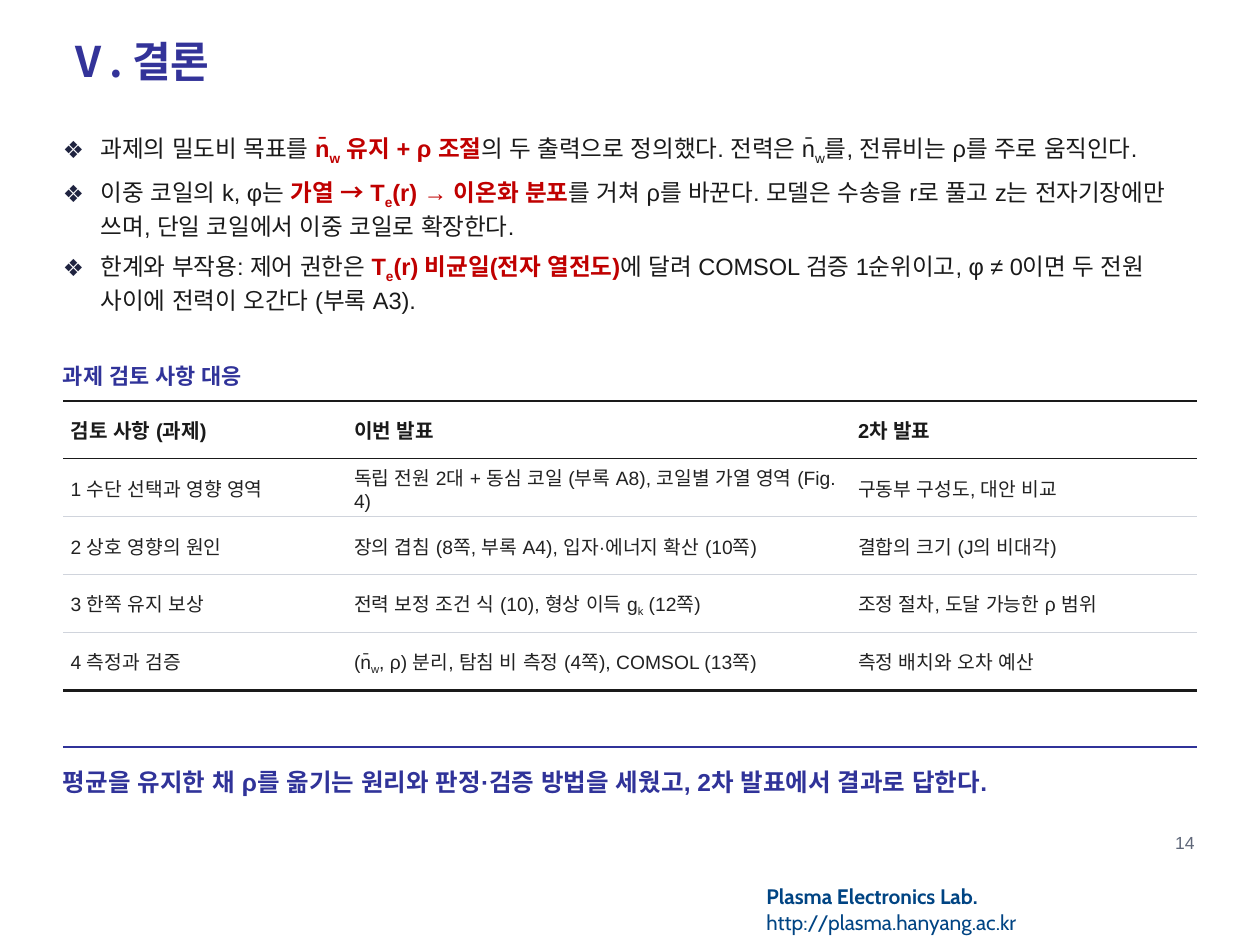
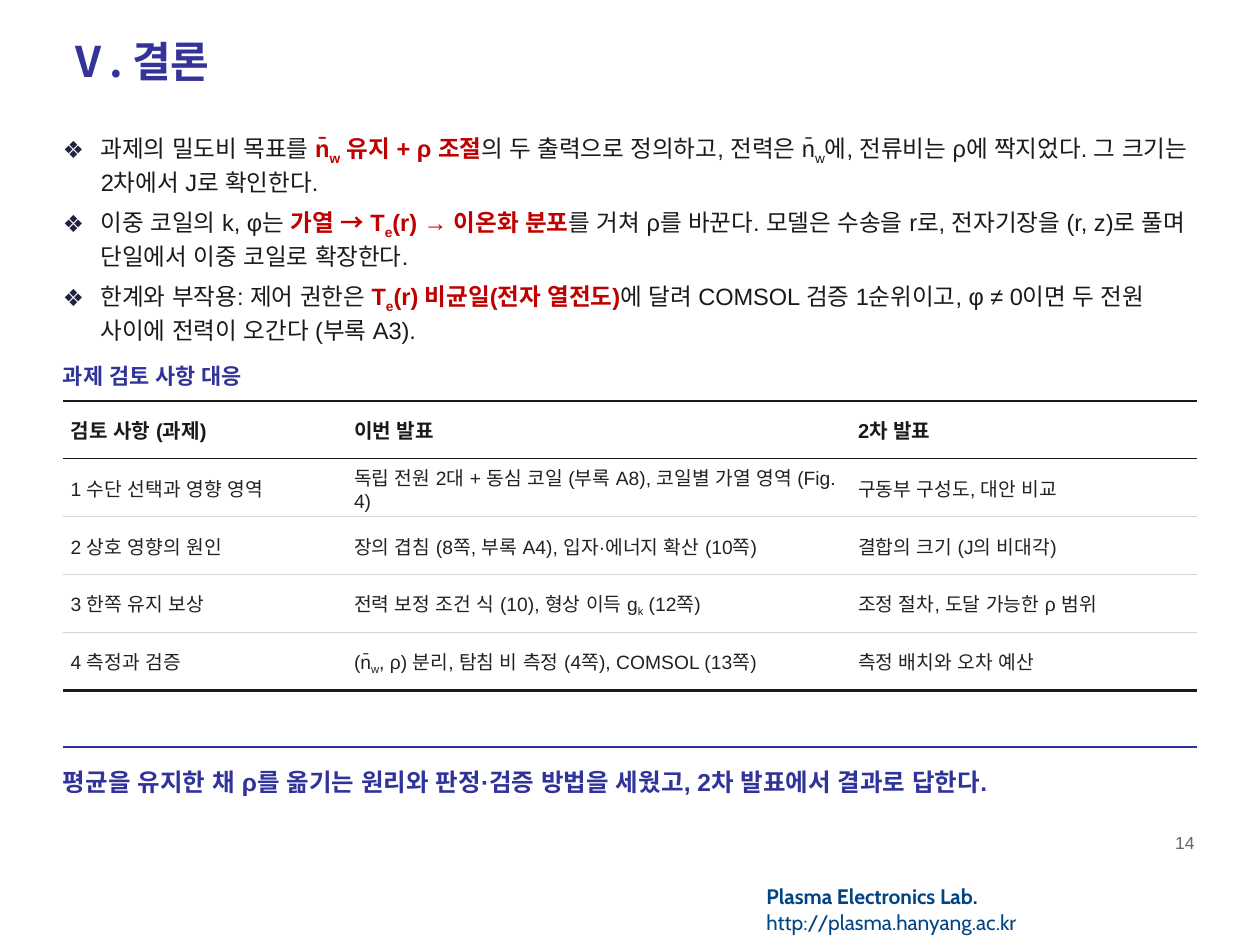
Before and after one commit to garlicjam-pyo/plasma, a slide deck: slide 14 of presentations/1차발표_피드백반영판.pptx. Drawn at 1260x945 pixels with LibreOffice and Linux fonts; fonts in the diff are those of the drawing; background and template pictures are left out. Boxes give left, top, right and bottom in pixels: in the first picture for what was removed or moved away, otherwise in the second. Text is boxed around its words. In the diff, an @@ line names an element or a change of style, - is before the commit and + after.

```diff
--- a/presentations/1차발표_피드백반영판.pptx
+++ b/presentations/1차발표_피드백반영판.pptx
@@ text at bbox=[101, 137, 1187, 267]: text changed @@
-❖ 과제의 밀도비 목표를 n̄w 유지 + ρ 조절의 두 출력으로 정의했다. 전력은 n̄w를, 전류비는 ρ를 주로 움직인다.
-❖ 이중 코일의 k, φ는 가열 → Te(r) → 이온화 분포를 거쳐 ρ를 바꾼다. 모델은 수송을 r로 풀고 z는 전자기장에만 쓰며, 단일 코일에서 이중 코일로 확장한다.
+❖ 과제의 밀도비 목표를 n̄w 유지 + ρ 조절의 두 출력으로 정의하고, 전력은 n̄w에, 전류비는 ρ에 짝지었다. 그 크기는 2차에서 J로 확인한다.
+❖ 이중 코일의 k, φ는 가열 → Te(r) → 이온화 분포를 거쳐 ρ를 바꾼다. 모델은 수송을 r로, 전자기장을 (r, z)로 풀며 단일에서 이중 코일로 확장한다.
```
Also in this commit, not shown: 13 other slides changed, 10 other files.
